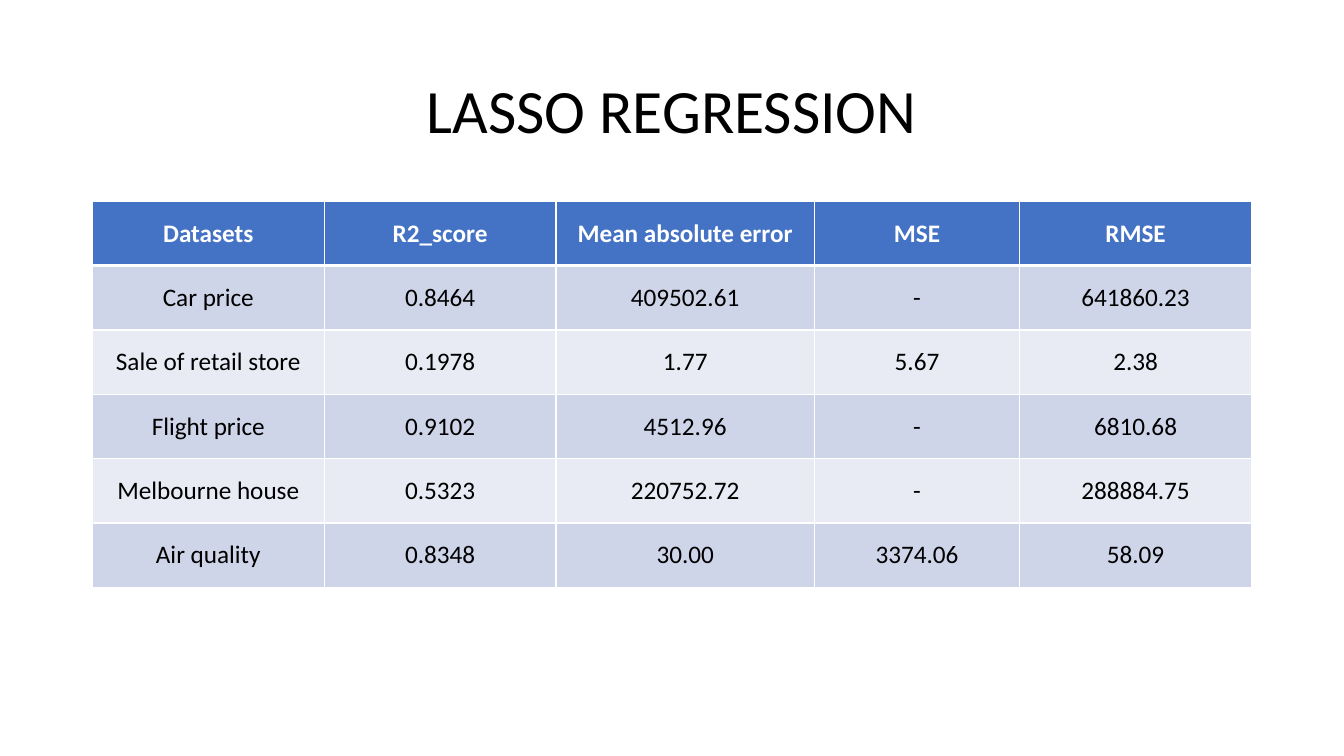
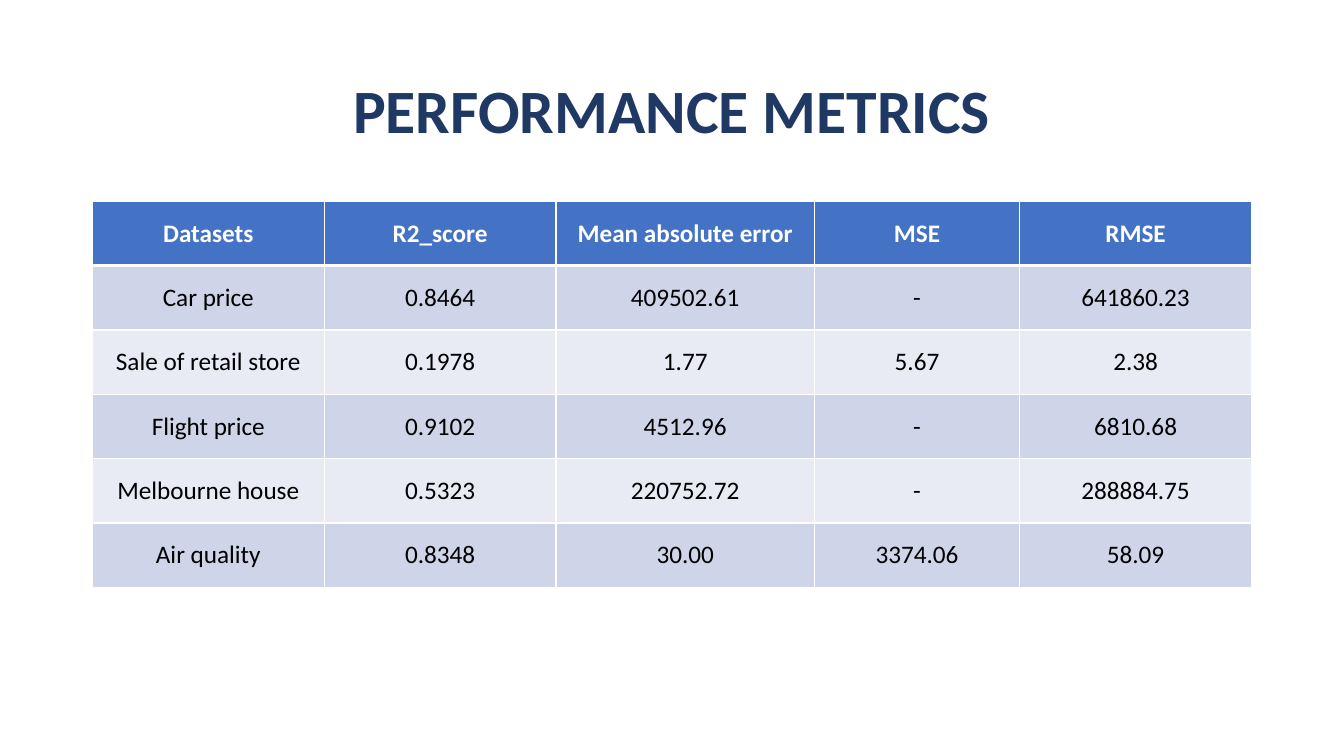
Before and after one commit to Reddappa-M-R-4431/Lasso-Regression, a slide deck: slide 3 of Week-6-Task/Week-6-Presentation.pptx. Drawn at 1344x756 pixels with LibreOffice and Linux fonts; fonts in the diff are those of the drawing. Boxes give left, top, right and bottom in pixels: in the first picture for what was removed or moved away, otherwise in the second. Text is boxed around its words. In the diff, an @@ line names an element or a change of style, - is before the commit and + after.

```diff
--- a/Week-6-Task/Week-6-Presentation.pptx
+++ b/Week-6-Task/Week-6-Presentation.pptx
@@ title at [353,92,990,134]: text changed; text colour #000000 to #203864; bold on @@
-LASSO REGRESSION
+PERFORMANCE METRICS
```
Also in this commit, not shown: 1 other slide changed, 3 other files.
